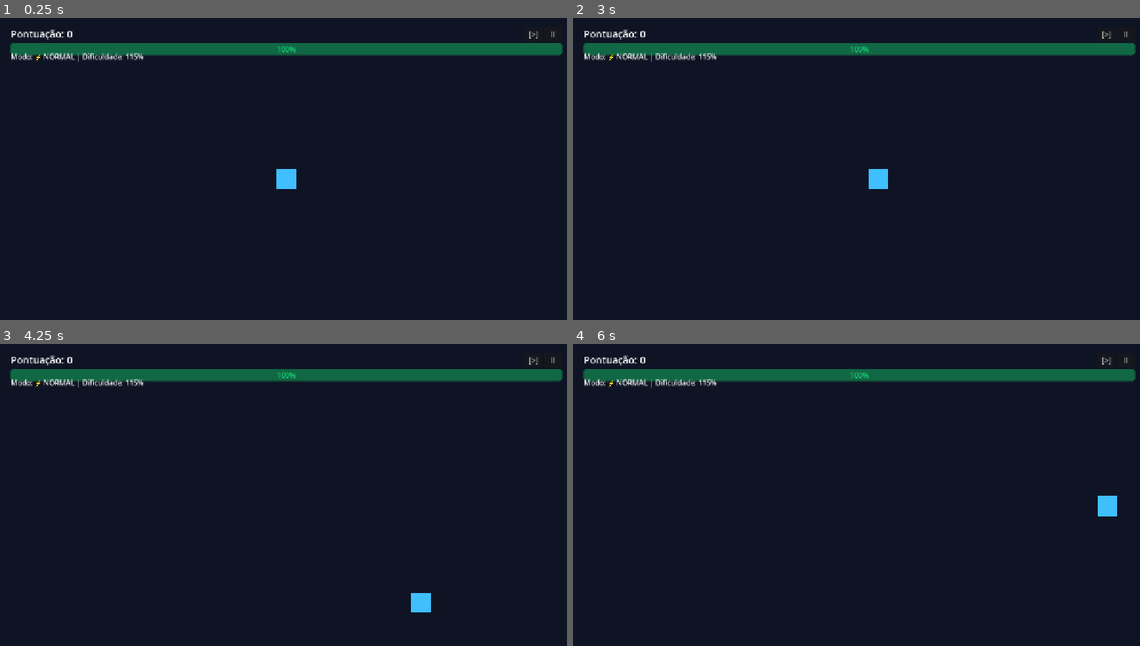
Above: before the commit, frames 1-4 (two rows, left to right).
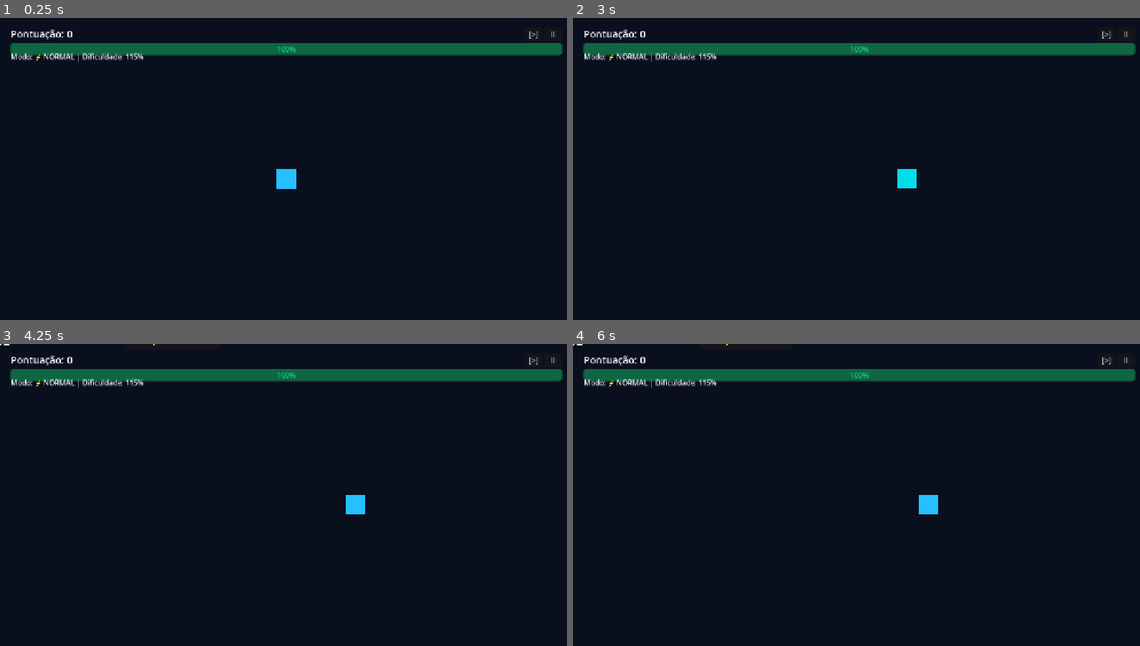
Above: after the commit, the same moments.

Repository: CleberSGoncalves/NeonZenithTowerofLight
Game: Godot game, scene res://scenes/main.tscn
Two runs of this game, one before a commit and one after it. Both use one fixed random seed, a clock stepped at 60 frames per second and the inputs below.
Inputs:
- Up to frame 1 (0.25 s): no input
- Up to frame 2 (3 s): click "[>]" at 0.5 s; click "II" at 1.25 s; click "Continuar Partida" at 2 s; tap Enter at 2.75 s; hold Right (ui_right) from 2.78 s (still down); tap Shift (dash, bound only after the commit) at 2.85 s
- Up to frame 3 (4.25 s): tap Space at 3.02, 3.32, 3.77, 3.8, 4.07 s; tap P at 3.05, 3.6 s; release Right (ui_right) at 3.53 s; hold Down (ui_down) from 3.53 s (still down)
- Up to frame 4 (6 s): release Down (ui_down) at 4.28 s; hold Right (ui_right) 4.28-5.03 s; hold Space 4.28-5.03 s; tap Shift (dash, bound only after the commit) at 4.55, 5.1 s; hold Up (ui_up) 5.03-5.78 s; tap Space at 5.27, 5.57 s; tap P at 5.3, 5.85 s; hold Left (ui_left) from 5.78 s (still down); hold Space from 5.78 s (still down)

The runs differ from the first frame. In frame 1, 0.2% of the frame differs, in the area x 48-53%, y 50-57%; in frame 2, 0.4%; in frame 3, 0.5%; in frame 4, 0.5%, in the area x 0-96%, y 0-58%.
Error after the commit: Invalid access to property or key 'level_select_requested' on a base object of type 'Node (event_bus.gd)'. (res://scenes/main.tscn::GDScript_main:11)

Commit message:
fix: resolve boot freeze, add SDK timeout watchdog, instant 1-click skip, WASD inputs, and spawner hazards

Diff:
--- a/project.godot
+++ b/project.godot
@@ -48,3 +48,36 @@
 [threading]
 
 export/threads_enabled=false
+
+[input]
+
+ui_left={
+"deadzone": 0.5,
+"events": [Object(InputEventKey,"resource_local_to_scene":false,"resource_name":"","device":-1,"window_id":0,"alt_pressed":false,"shift_pressed":false,"ctrl_pressed":false,"meta_pressed":false,"pressed":false,"keycode":4194319,"physical_keycode":0,"key_label":0,"unicode":0,"location":0,"echo":false,"script":null)
+, Object(InputEventKey,"resource_local_to_scene":false,"resource_name":"","device":-1,"window_id":0,"alt_pressed":false,"shift_pressed":false,"ctrl_pressed":false,"meta_pressed":false,"pressed":false,"keycode":65,"physical_keycode":0,"key_label":0,"unicode":97,"location":0,"echo":false,"script":null)
+]
+}
+ui_right={
+"deadzone": 0.5,
+"events": [Object(InputEventKey,"resource_local_to_scene":false,"resource_name":"","device":-1,"window_id":0,"alt_pressed":false,"shift_pressed":false,"ctrl_pressed":false,"meta_pressed":false,"pressed":false,"keycode":4194321,"physical_keycode":0,"key_label":0,"unicode":0,"location":0,"echo":false,"script":null)
+, Object(InputEventKey,"resource_local_to_scene":false,"resource_name":"","device":-1,"window_id":0,"alt_pressed":false,"shift_pressed":false,"ctrl_pressed":false,"meta_pressed":false,"pressed":false,"keycode":68,"physical_keycode":0,"key_label":0,"unicode":100,"location":0,"echo":false,"script":null)
+]
+}
+ui_up={
+"deadzone": 0.5,
+"events": [Object(InputEventKey,"resource_local_to_scene":false,"resource_name":"","device":-1,"window_id":0,"alt_pressed":false,"shift_pressed":false,"ctrl_pressed":false,"meta_pressed":false,"pressed":false,"keycode":4194320,"physical_keycode":0,"key_label":0,"unicode":0,"location":0,"echo":false,"script":null)
+, Object(InputEventKey,"resource_local_to_scene":false,"resource_name":"","device":-1,"window_id":0,"alt_pressed":false,"shift_pressed":false,"ctrl_pressed":false,"meta_pressed":false,"pressed":false,"keycode":87,"physical_keycode":0,"key_label":0,"unicode":119,"location":0,"echo":false,"script":null)
+]
+}
+ui_down={
+"deadzone": 0.5,
+"events": [Object(InputEventKey,"resource_local_to_scene":false,"resource_name":"","device":-1,"window_id":0,"alt_pressed":false,"shift_pressed":false,"ctrl_pressed":false,"meta_pressed":false,"pressed":false,"keycode":4194322,"physical_keycode":0,"key_label":0,"unicode":0,"location":0,"echo":false,"script":null)
+, Object(InputEventKey,"resource_local_to_scene":false,"resource_name":"","device":-1,"window_id":0,"alt_pressed":false,"shift_pressed":false,"ctrl_pressed":false,"meta_pressed":false,"pressed":false,"keycode":83,"physical_keycode":0,"key_label":0,"unicode":115,"location":0,"echo":false,"script":null)
+]
+}
+dash={
+"deadzone": 0.5,
+"events": [Object(InputEventKey,"resource_local_to_scene":false,"resource_name":"","device":-1,"window_id":0,"alt_pressed":false,"shift_pressed":false,"ctrl_pressed":false,"meta_pressed":false,"pressed":false,"keycode":4194325,"physical_keycode":0,"key_label":0,"unicode":0,"location":0,"echo":false,"script":null)
+, Object(InputEventKey,"resource_local_to_scene":false,"resource_name":"","device":-1,"window_id":0,"alt_pressed":false,"shift_pressed":false,"ctrl_pressed":false,"meta_pressed":false,"pressed":false,"keycode":32,"physical_keycode":0,"key_label":0,"unicode":32,"location":0,"echo":false,"script":null)
+]
+}
--- a/scenes/main.tscn
+++ b/scenes/main.tscn
@@ -1,14 +1,38 @@
-[gd_scene load_steps=4 format=3 uid="uid://main_scene_01"]
+[gd_scene load_steps=6 format=3 uid="uid://main_scene_01"]
 
 [ext_resource type="PackedScene" path="res://scenes/player.tscn" id="1_player_scn"]
 [ext_resource type="PackedScene" path="res://scenes/hud.tscn" id="2_hud_scn"]
+[ext_resource type="Script" path="res://scripts/spawner.gd" id="3_spawner_script"]
+[ext_resource type="PackedScene" path="res://scenes/level_select.tscn" id="4_level_select_scn"]
 
 [sub_resource type="GDScript" id="GDScript_main"]
 script/source = "extends Node2D
 
+@onready var level_select: Control = $LevelSelect
+
 func _ready() -> void:
 	if GameManager:
 		GameManager.start_new_game()
+	if EventBus:
+		if not EventBus.pause_requested.is_connected(_on_pause_requested):
+			EventBus.pause_requested.connect(_on_pause_requested)
+		if not EventBus.level_select_requested.is_connected(_on_level_select_requested):
+			EventBus.level_select_requested.connect(_on_level_select_requested)
+
+func _unhandled_input(event: InputEvent) -> void:
+	if event is InputEventKey and event.pressed and (event.keycode == KEY_ESCAPE or event.keycode == KEY_P):
+		_toggle_level_select()
+
+func _toggle_level_select() -> void:
+	if level_select:
+		level_select.visible = not level_select.visible
+		get_tree().paused = level_select.visible
+
+func _on_pause_requested() -> void:
+	get_tree().paused = true
+
+func _on_level_select_requested() -> void:
+	_toggle_level_select()
 
 func _notification(what: int) -> void:
 	if what == NOTIFICATION_APPLICATION_FOCUS_OUT:
@@ -22,7 +46,10 @@
 [node name="Background" type="ColorRect" parent="."]
 offset_right = 1280.0
 offset_bottom = 720.0
-color = Color(0.06, 0.08, 0.14, 1)
+color = Color(0.04, 0.06, 0.12, 1)
+
+[node name="Spawner" type="Node2D" parent="."]
+script = ExtResource("3_spawner_script")
 
 [node name="Player" parent="." instance=ExtResource("1_player_scn")]
 position = Vector2(640, 360)
@@ -31,3 +58,6 @@
 position = Vector2(640, 360)
 
 [node name="HUD" parent="." instance=ExtResource("2_hud_scn")]
+
+[node name="LevelSelect" parent="." instance=ExtResource("4_level_select_scn")]
+visible = false
--- a/scripts/player.gd
+++ b/scripts/player.gd
@@ -4,29 +4,79 @@
 ## Movimentação fluida baseada em Delta Time, aceleração e amortecimento
 
 @export var speed: float = 380.0
-@export var acceleration: float = 2000.0
-@export var friction: float = 1600.0
+@export var acceleration: float = 2200.0
+@export var friction: float = 1800.0
+@export var dash_speed: float = 750.0
+
+var is_dashing: bool = false
+var dash_timer: float = 0.0
+var dash_cooldown: float = 0.0
+var anim_time: float = 0.0
 
 @onready var visual: ColorRect = $Visual
 @onready var collision_shape: CollisionShape2D = $CollisionShape2D
 
 func _ready() -> void:
 	add_to_group("player")
+	if GameManager and not GameManager.is_game_active:
+		GameManager.start_new_game()
 
 func _physics_process(delta: float) -> void:
-	if not GameManager or not GameManager.is_game_active:
-		velocity = velocity.move_toward(Vector2.ZERO, friction * delta)
-		move_and_slide()
-		return
+	anim_time += delta
 
-	var direction := Input.get_vector("ui_left", "ui_right", "ui_up", "ui_down")
-	if direction != Vector2.ZERO:
-		velocity = velocity.move_toward(direction * speed, acceleration * delta)
-	else:
-		velocity = velocity.move_toward(Vector2.ZERO, friction * delta)
+	if dash_cooldown > 0.0:
+		dash_cooldown -= delta
+
+	if is_dashing:
+		dash_timer -= delta
+		if dash_timer <= 0.0:
+			is_dashing = false
+
+	# Garante que o jogo não fique preso em estado inativo
+	if GameManager and not GameManager.is_game_active:
+		GameManager.is_game_active = true
+
+	# Leitura Direta de Input: WASD + Setas + Ações Godot
+	var input_x := 0.0
+	var input_y := 0.0
+
+	if Input.is_key_pressed(KEY_A) or Input.is_key_pressed(KEY_LEFT) or Input.is_action_pressed("ui_left"):
+		input_x -= 1.0
+	if Input.is_key_pressed(KEY_D) or Input.is_key_pressed(KEY_RIGHT) or Input.is_action_pressed("ui_right"):
+		input_x += 1.0
+	if Input.is_key_pressed(KEY_W) or Input.is_key_pressed(KEY_UP) or Input.is_action_pressed("ui_up"):
+		input_y -= 1.0
+	if Input.is_key_pressed(KEY_S) or Input.is_key_pressed(KEY_DOWN) or Input.is_action_pressed("ui_down"):
+		input_y += 1.0
+
+	var direction := Vector2(input_x, input_y).normalized()
+
+	# Dash com Espaço ou Shift
+	if (Input.is_key_pressed(KEY_SPACE) or Input.is_key_pressed(KEY_SHIFT)) and dash_cooldown <= 0.0 and direction != Vector2.ZERO:
+		is_dashing = true
+		dash_timer = 0.18
+		dash_cooldown = 0.9
+		velocity = direction * dash_speed
+		if EventBus:
+			EventBus.play_sfx.emit("dash")
+
+	if not is_dashing:
+		if direction != Vector2.ZERO:
+			velocity = velocity.move_toward(direction * speed, acceleration * delta)
+		else:
+			velocity = velocity.move_toward(Vector2.ZERO, friction * delta)
 
 	move_and_slide()
 
 	# Mantém o jogador dentro dos limites da tela (1280x720)
-	position.x = clamp(position.x, 20.0, 1260.0)
-	position.y = clamp(position.y, 20.0, 700.0)
+	position.x = clamp(position.x, 24.0, 1256.0)
+	position.y = clamp(position.y, 24.0, 696.0)
+
+	# Efeito visual de respiração/pulso neon suave
+	if visual:
+		var pulse := 1.0 + sin(anim_time * 8.0) * 0.04
+		visual.scale = Vector2(pulse, pulse)
+		if is_dashing:
+			visual.color = Color(0.0, 0.96, 1.0, 0.9)
+		else:
+			visual.color = Color(0.15, 0.75, 1.0, 1.0)
--- a/scripts/spawner.gd
+++ b/scripts/spawner.gd
@@ -76,5 +76,71 @@
 	get_parent().add_child(orb)
 
 func _spawn_dynamic_hazard() -> void:
-	# Spawn procedural leve de obstáculos na área
-	pass
+	var roll := randf()
+	if roll < 0.55:
+		_spawn_data_orb()
+	else:
+		_spawn_laser_hazard()
+
+func _spawn_data_orb() -> void:
+	var orb := Area2D.new()
+	orb.position = Vector2(randf_range(60, 1220), randf_range(60, 660))
+
+	var col := CollisionShape2D.new()
+	var shape := CircleShape2D.new()
+	shape.radius = 14.0
+	col.shape = shape
+	orb.add_child(col)
+
+	var rect := ColorRect.new()
+	rect.size = Vector2(18, 18)
+	rect.position = Vector2(-9, -9)
+	rect.color = Color(0.0, 0.96, 1.0, 0.95)
+	orb.add_child(rect)
+
+	orb.body_entered.connect(func(body: Node2D):
+		if body.is_in_group("player"):
+			if GameManager:
+				GameManager.add_score(100)
+			if EventBus:
+				EventBus.play_sfx.emit("collect_orb")
+			orb.queue_free()
+	)
+	get_parent().add_child(orb)
+
+func _spawn_laser_hazard() -> void:
+	var hazard := Area2D.new()
+	var start_x := randf_range(100, 1180)
+	hazard.position = Vector2(start_x, -40)
+
+	var col := CollisionShape2D.new()
+	var shape := RectangleShape2D.new()
+	shape.size = Vector2(30, 60)
+	col.shape = shape
+	hazard.add_child(col)
+
+	var rect := ColorRect.new()
+	rect.size = Vector2(24, 50)
+	rect.position = Vector2(-12, -25)
+	rect.color = Color(0.95, 0.2, 0.35, 0.9)
+	hazard.add_child(rect)
+
+	hazard.body_entered.connect(func(body: Node2D):
+		if body.is_in_group("player"):
+			var player_node = body
+			if player_node.get("is_dashing") == true:
+				return # Esquiva com Dash!
+			if GameManager:
+				GameManager.take_damage(20)
+			if EventBus:
+				EventBus.play_sfx.emit("hit")
+				EventBus.screen_shake_requested.emit(0.35)
+			hazard.queue_free()
+	)
+
+	# Movimento vertical do perigo
+	var tween := hazard.create_tween()
+	tween.tween_property(hazard, "position:y", 760.0, 3.2 / current_rate_multiplier)
+	tween.tween_callback(hazard.queue_free)
+
+	get_parent().add_child(hazard)
Not shown, changed: src/crazygames.js
Not shown, changed: src/game.js
Not shown, changed: src/main.js
Not shown, changed: src/splash.js
